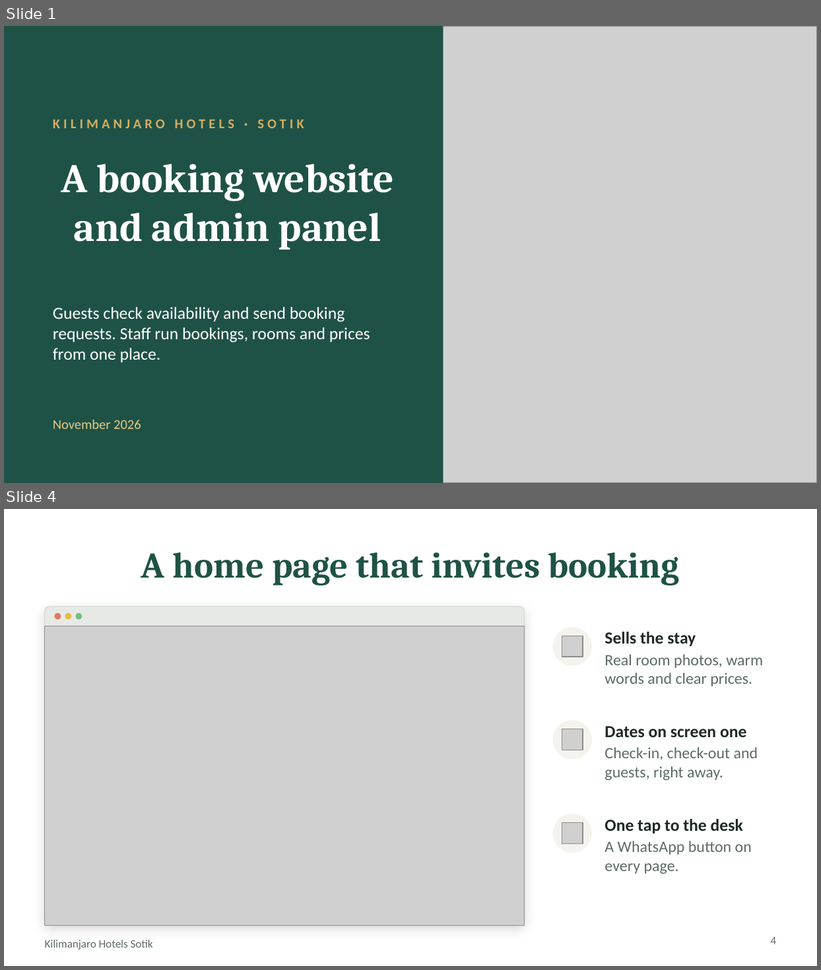
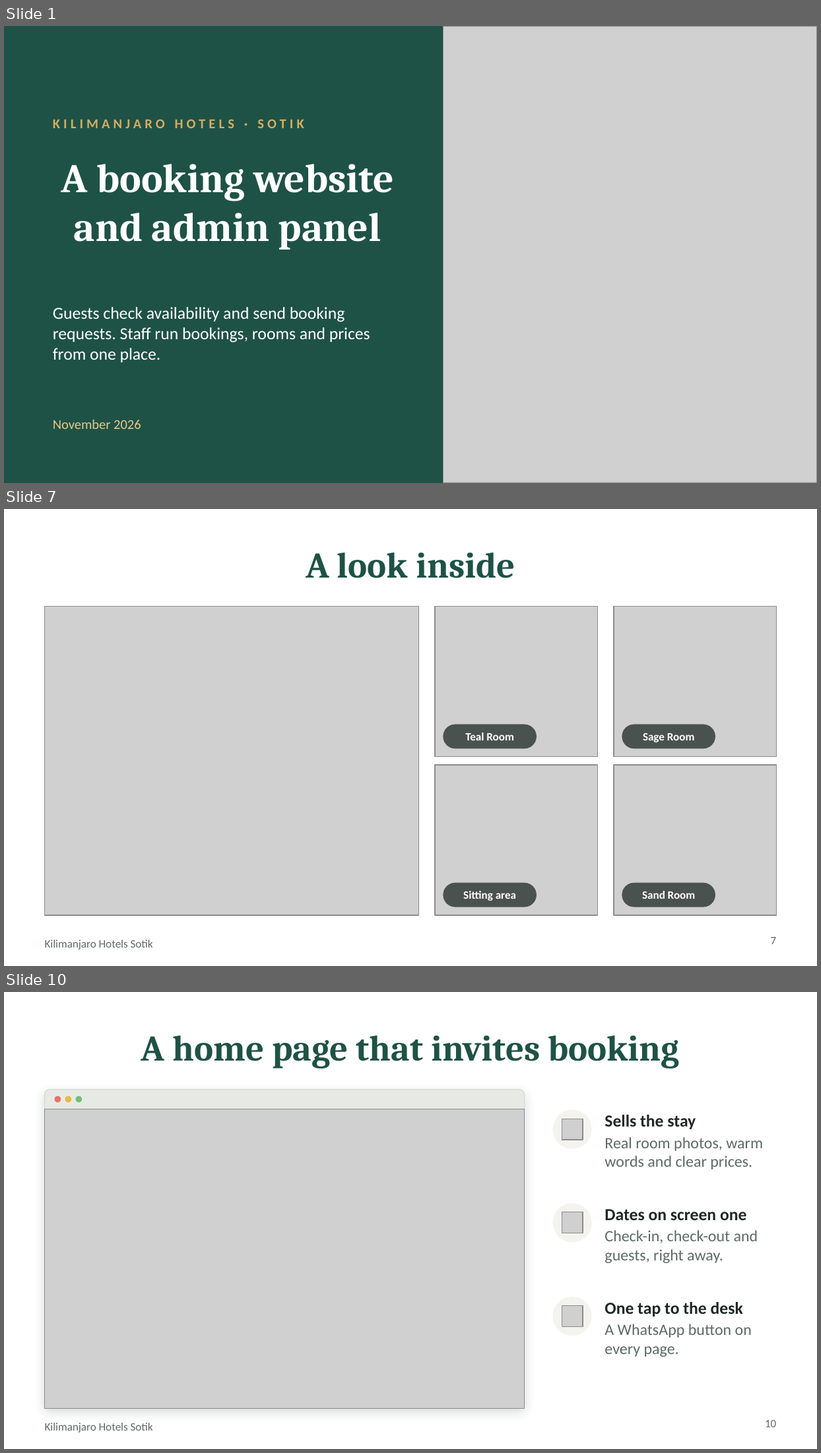
Before and after one commit to hillarymutaik/kilimanjaro-hotels-sotik, a slide deck: presentation/Kilimanjaro Hotels Sotik Pitch-Deck.pptx. Shown one above the other, each under a label of ours: slides 1 and 4 before the commit, slides 1, 7 and 10 after it; the slides between them are not shown. The pictures are 821x970 and 821x1453 pixels, drawn with LibreOffice and Linux fonts; fonts in the diff are those of the drawing; grey boxes stand for pictures. Boxes give left, top, right and bottom in pixels: in the first picture for what was removed or moved away, otherwise in the second. Text is boxed around its words. In the diff, an @@ line names an element or a change of style, - is before the commit and + after.

```diff
--- a/presentation/Kilimanjaro Hotels Sotik Pitch-Deck.pptx
+++ b/presentation/Kilimanjaro Hotels Sotik Pitch-Deck.pptx
@@ slide 7 added at (4,509,817,966), background #FFFFFF; not listed: 1 template element that a slide beside it also shows @@
@@ title added at (306,553,515,578), 32 pt, text #1F5246, bold @@
+A look inside
@@ picture added at (45,607,418,916) @@
@@ picture added at (435,607,597,757) @@
@@ picture added at (614,607,776,757) @@
@@ rounded rectangle added at (443,724,537,749), fill #1E2925 at 75% opacity @@
@@ rounded rectangle added at (622,724,715,749), fill #1E2925 at 75% opacity @@
@@ text added at (465,733,514,741), 10 pt, text #FFFFFF, bold @@
+Teal Room
@@ text added at (643,733,695,743), 10 pt, text #FFFFFF, bold @@
+Sage Room
@@ picture added at (435,765,597,916) @@
@@ picture added at (614,765,776,916) @@
@@ rounded rectangle added at (443,883,537,908), fill #1E2925 at 75% opacity @@
@@ rounded rectangle added at (622,883,715,908), fill #1E2925 at 75% opacity @@
@@ text added at (463,891,516,901), 10 pt, text #FFFFFF, bold @@
+Sitting area
@@ text added at (642,891,696,899), 10 pt, text #FFFFFF, bold @@
+Sand Room
@@ page number added at (771,937,777,945), 10 pt, text #5E6B65 @@
+7
@@ what was slide 4 is now slide 10 @@
@@ page number at (765,1420,776,1428): text changed @@
-4
+10
```
Also in this commit, not shown: 5 slides changed, 6 other slides added.
